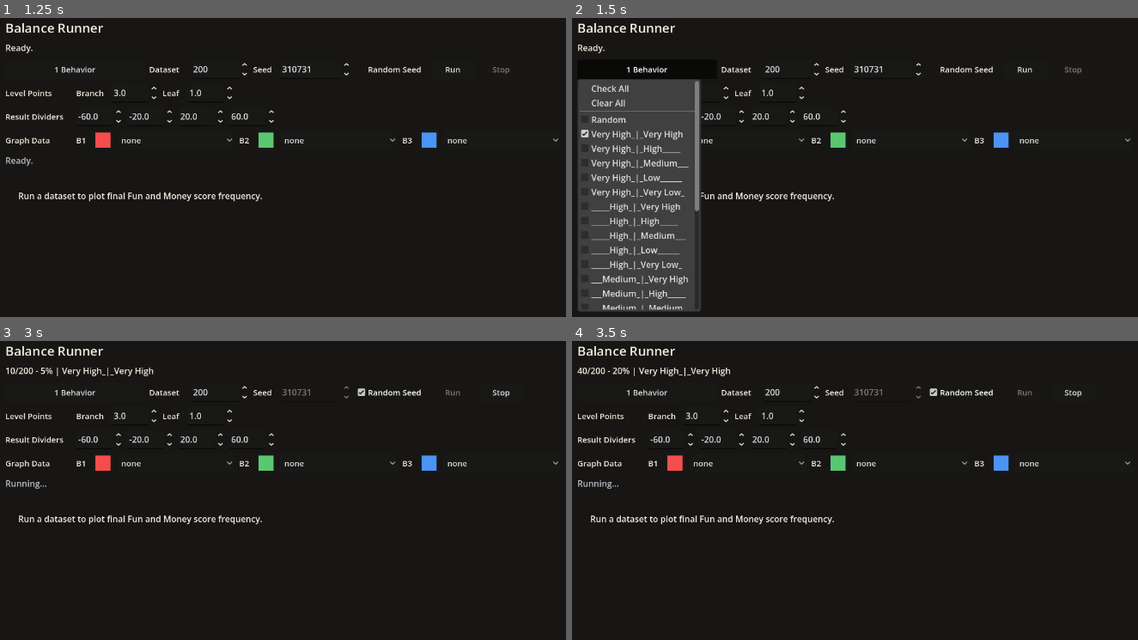
Above: before the commit, frames 1-4 (two rows, left to right).
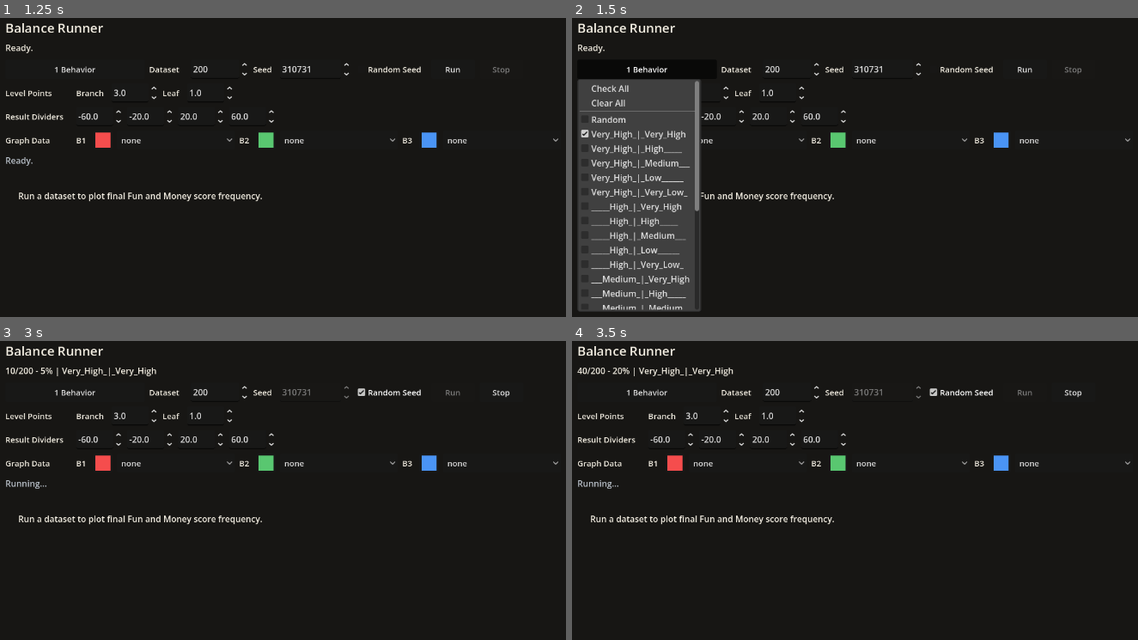
Above: after the commit, the same moments.

Repository: Josephblt/patch-notes
Game: Godot game, scene res://scenes/scene_launcher.tscn
Two runs of this game, one before a commit and one after it. Both use one fixed random seed, a clock stepped at 60 frames per second and the inputs below.
Inputs:
- Up to frame 1 (1.25 s): click "Balance Runner" at 0.5 s
- Up to frame 2 (1.5 s): click "1 Behavior" at 1.25 s
- Up to frame 3 (3 s): click "Random Seed" at 2 s; click "Run" at 2.75 s
- Up to frame 4 (3.5 s): no input

Frame 1 is identical in both runs. In frame 2, 1.0% of the frame differs, in the area x 6-21%, y 37-90%; in frame 3, 0.2%; in frame 4, 0.2%.

Commit message:
Use underscores inside behavior levels

Diff:
--- a/src/scripts/tools/balance_runner.gd
+++ b/src/scripts/tools/balance_runner.gd
@@ -668,8 +668,8 @@
 	if behavior_parts.size() != 2:
 		return behavior
 
-	var fun_level_description: String = _format_score_level_description(behavior_parts[0])
-	var money_level_description: String = _format_score_level_description(behavior_parts[1])
+	var fun_level_description: String = _format_behavior_level_label(behavior_parts[0])
+	var money_level_description: String = _format_behavior_level_label(behavior_parts[1])
 
 	return "%s_|_%s" % [
 		_pad_left(fun_level_description, 9, "_"),
@@ -689,6 +689,10 @@
 		value += padding
 
 	return value
+
+
+func _format_behavior_level_label(score_level: String) -> String:
+	return _format_score_level_description(score_level).replace(" ", "_")
 
 
 func _format_score_level_description(score_level: String) -> String:
